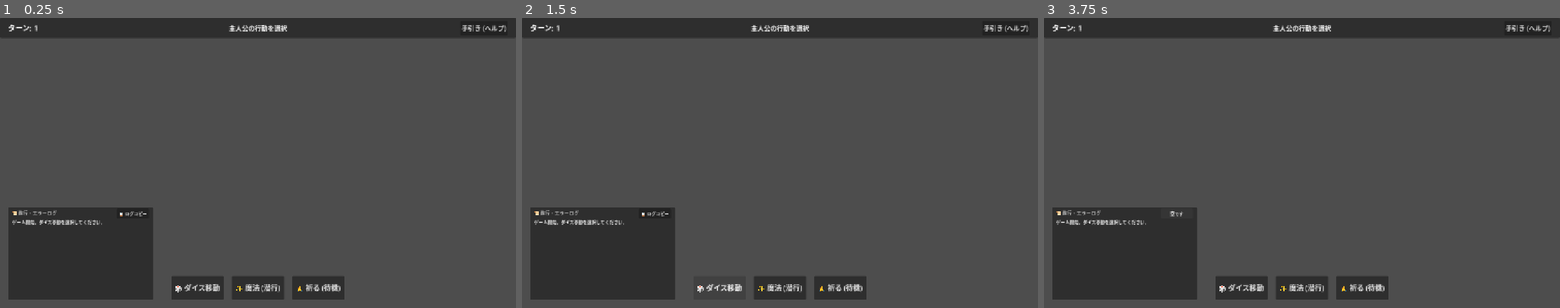
Above: before the commit, frames 1-3 (left to right).
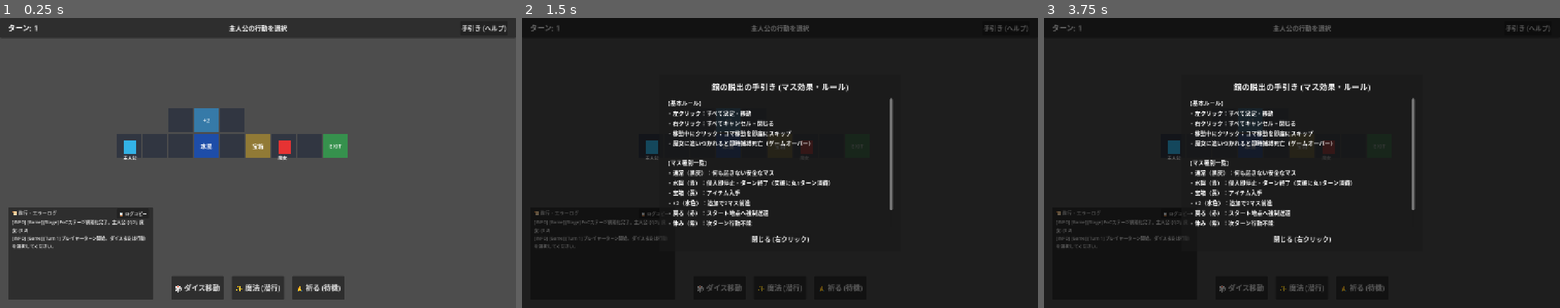
Above: after the commit, the same moments.

Repository: mkf58/sugoroku_dassyutu
Game: Godot game, scene res://scenes/main_game.tscn
The game is run twice, just before and just after one commit, with the same random seed, the same clock (stepped at 60 frames per second) and the same inputs.
Inputs:
- Up to frame 1 (0.25 s): no input
- Up to frame 2 (1.5 s): click "手引き (ヘルプ)" at 0.5 s; click "🎲 ダイス移動" at 1.25 s
- Up to frame 3 (3.75 s): click "✨ 魔法 (潜行)" at 2 s; click "🙏 祈る (待機)" at 2.75 s; click "📋 ログコピー" at 3.5 s

The runs differ from the first frame. In frame 1, 5.3% of the frame differs, in the area x 2-68%, y 31-80%; in frame 2, 98%; in frame 3, 98%, in the area x 0-100%, y 0-100%.
Error before the commit: Parse Error: Too many arguments for "info()" call. Expected at most 2 but received 3. (res://src/main_game.gd:299)

Commit message:
fix: DebugLogger.infoにcontext引数を追加しパースエラーを修正

Diff:
--- a/実装コード/src/core/debug_logger.gd
+++ b/実装コード/src/core/debug_logger.gd
@@ -23,11 +23,15 @@
     _record_log(formatted)
     return formatted
 
-static func info(func_name: String, message: String) -> String:
-    var formatted = "[INFO] [%s] %s" % [func_name, message]
+static func info(func_name: String, message: String, context: Dictionary = {}) -> String:
+    var ctx_str = ""
+    if not context.is_empty():
+        ctx_str = " | Context: %s" % JSON.stringify(context)
+    var formatted = "[INFO] [%s] %s%s" % [func_name, message, ctx_str]
     print(formatted)
     _record_log(formatted)
     return formatted
+
 
 static func _record_log(entry: String) -> void:
     log_buffer.append(entry)
